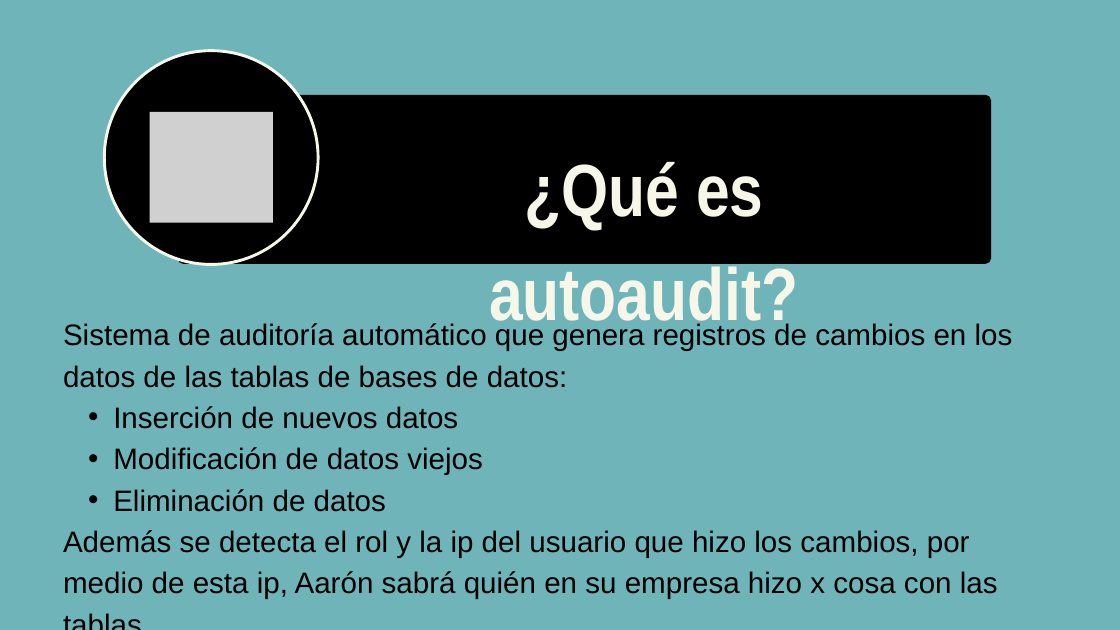
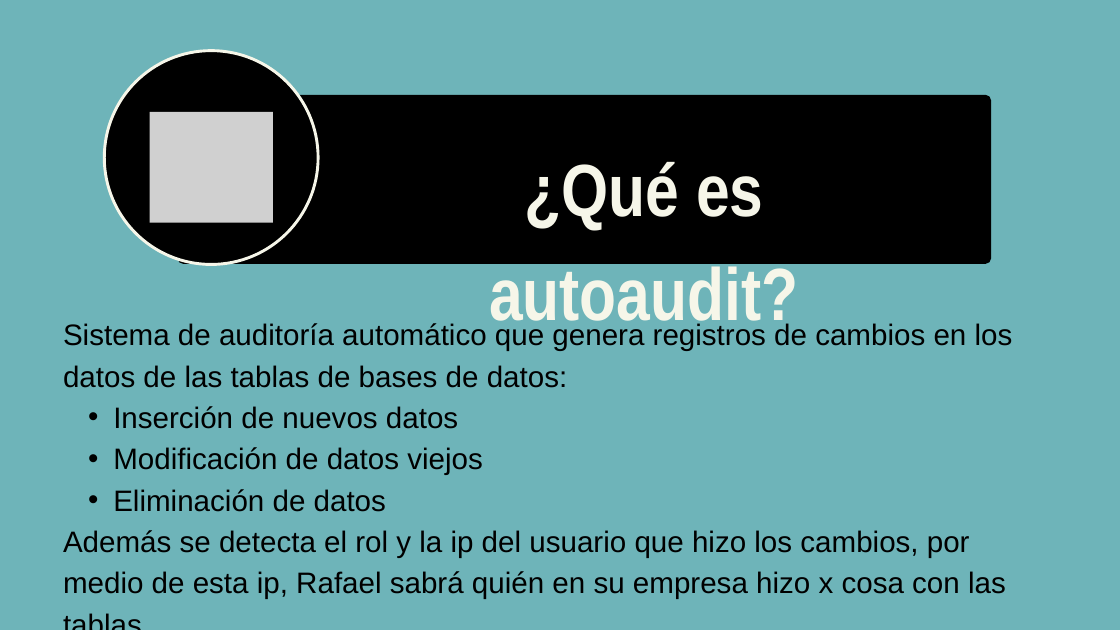
Before and after one commit to JairoGH16/PostgreSQL-AutoAudit, a slide deck: slide 4 of ProjectPresentation.pptx. Drawn at 1120x630 pixels with LibreOffice and Linux fonts; fonts in the diff are those of the drawing; grey boxes stand for pictures. Boxes give left, top, right and bottom in pixels: in the first picture for what was removed or moved away, otherwise in the second. Text is boxed around its words. In the diff, an @@ line names an element or a change of style, - is before the commit and + after.

Commit message:
Correction

```diff
--- a/ProjectPresentation.pptx
+++ b/ProjectPresentation.pptx
@@ text at bbox=[63, 530, 1006, 599]: text changed @@
-Además se detecta el rol y la ip del usuario que hizo los cambios, por medio de esta ip, Aarón sabrá quién en su empresa hizo x cosa con las tablas.
+Además se detecta el rol y la ip del usuario que hizo los cambios, por medio de esta ip, Rafael sabrá quién en su empresa hizo x cosa con las tablas.
```
